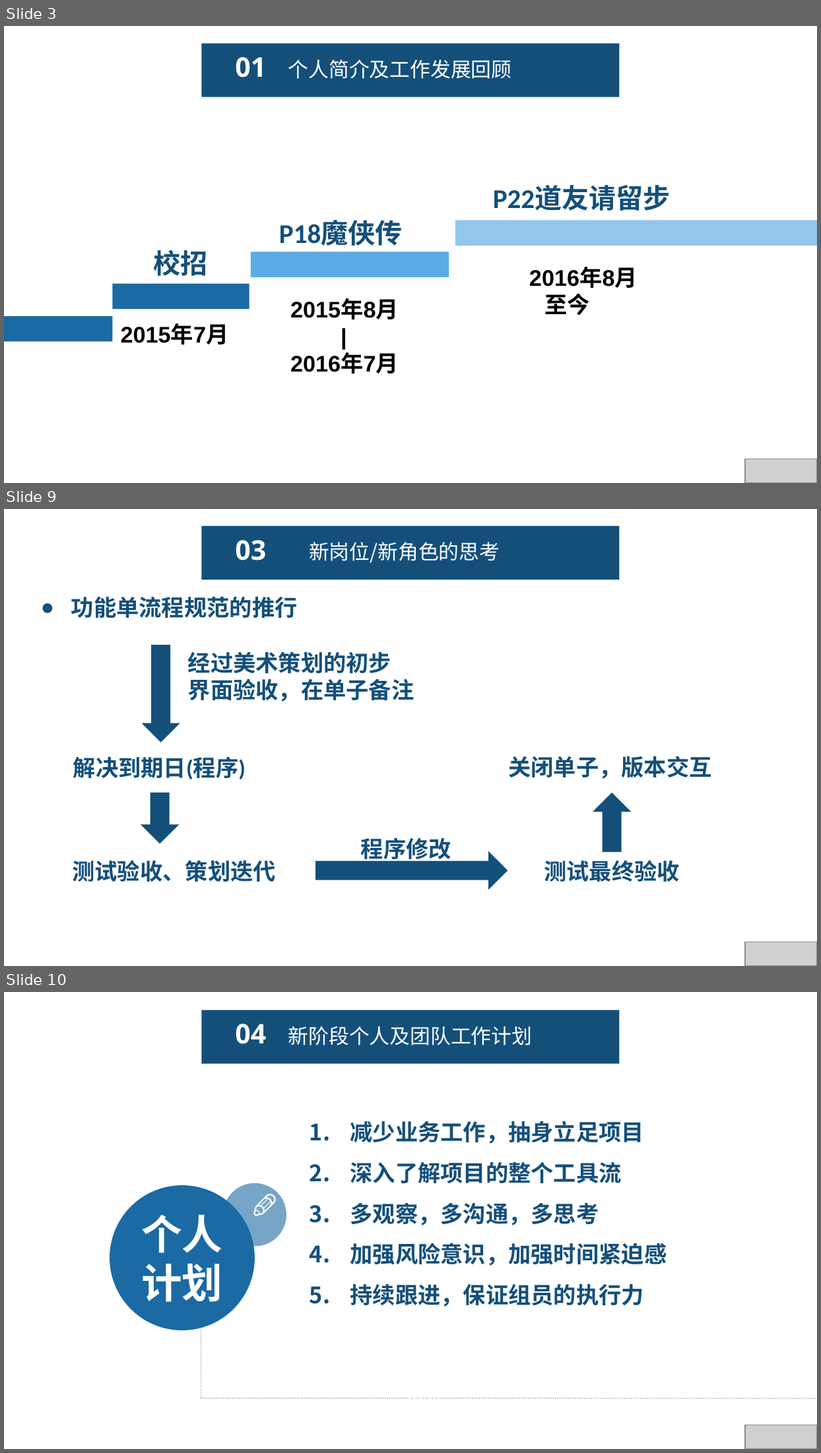
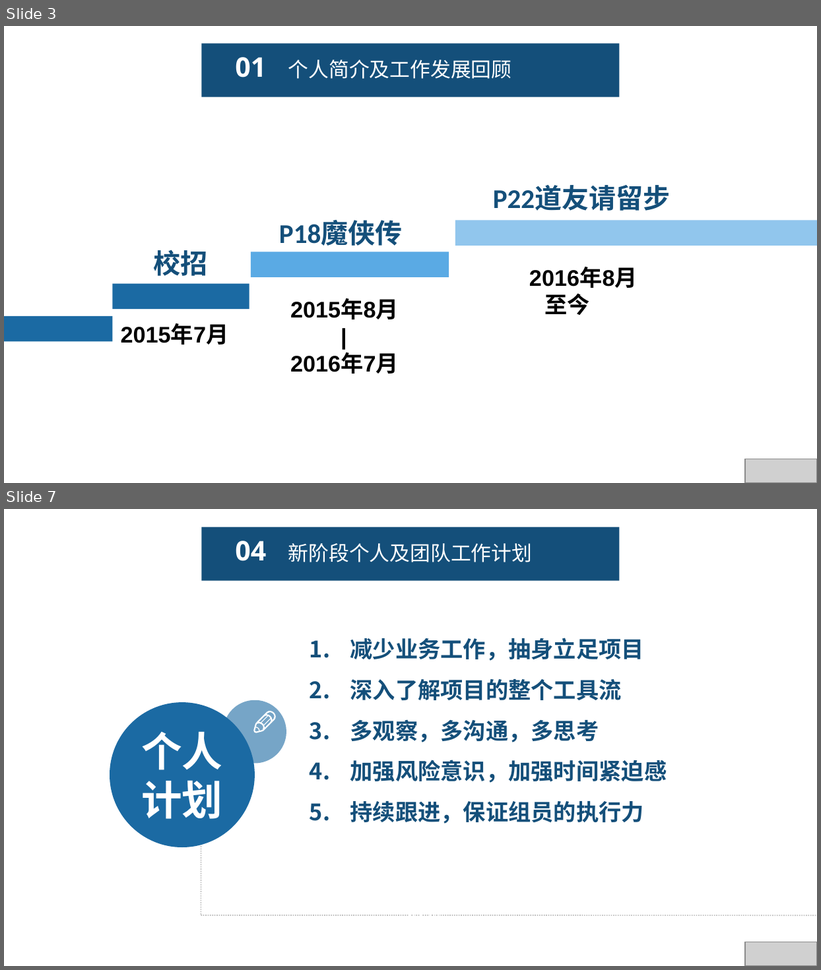
Before and after one commit to fengyuyu/world_rpg, a slide deck: 陈国锋-述职报告 .pptx. Shown one above the other, each under a label of ours: slides 3, 9 and 10 before the commit, slides 3 and 7 after it; the slides between them are not shown. The pictures are 821x1453 and 821x970 pixels, drawn with LibreOffice and Linux fonts; fonts in the diff are those of the drawing; grey boxes stand for pictures. Boxes give left, top, right and bottom in pixels: in the first picture for what was removed or moved away, otherwise in the second. Text is boxed around its words. In the diff, an @@ line names an element or a change of style, - is before the commit and + after.

```diff
--- a/陈国锋-述职报告 .pptx
+++ b/陈国锋-述职报告 .pptx
@@ slide 9 removed at (4,509,817,966), background #FFFFFF @@
@@ rectangle removed at (201,526,620,580) @@
@@ text removed at (235,540,266,560) @@
-03
@@ text removed at (309,542,500,563) @@
-新岗位/新角色的思考
@@ text removed at (71,597,298,618) @@
-● 功能单流程规范的推行
@@ down arrow removed at (141,645,180,743) @@
@@ text removed at (188,652,415,702) @@
-经过美术策划的初步
-界面验收，在单子备注
@@ text removed at (73,757,246,780) @@
-解决到期日(程序)
@@ text removed at (508,756,712,779) @@
-关闭单子，版本交互
@@ down arrow removed at (141,793,179,844) @@
@@ down arrow removed at (593,793,631,852) @@
@@ text removed at (361,835,451,864) @@
-程序修改
@@ text removed at (72,860,275,882) @@
-测试验收、策划迭代
@@ down arrow removed at (316,852,508,890) @@
@@ text removed at (544,860,680,882) @@
-测试最终验收
@@ picture removed at (745,943,817,966) @@
@@ what was slide 10 is now slide 7 @@
```
Also in this commit, not shown: 4 slides changed, 3 other slides removed, 2 other files.
